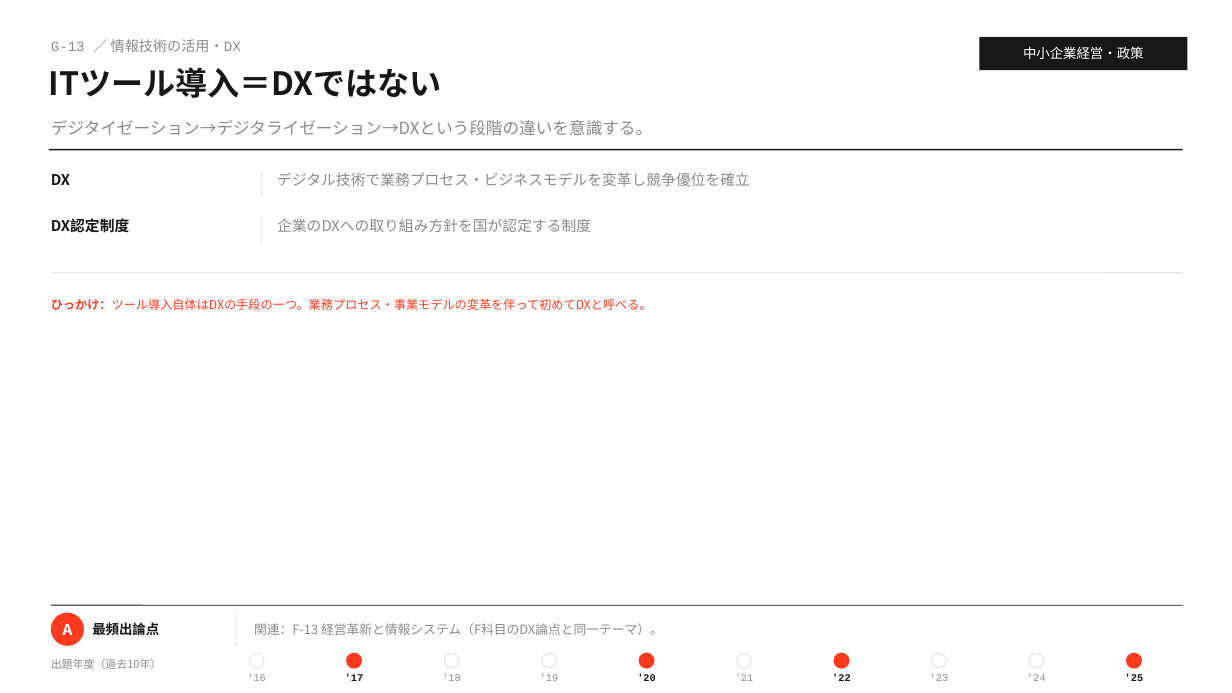
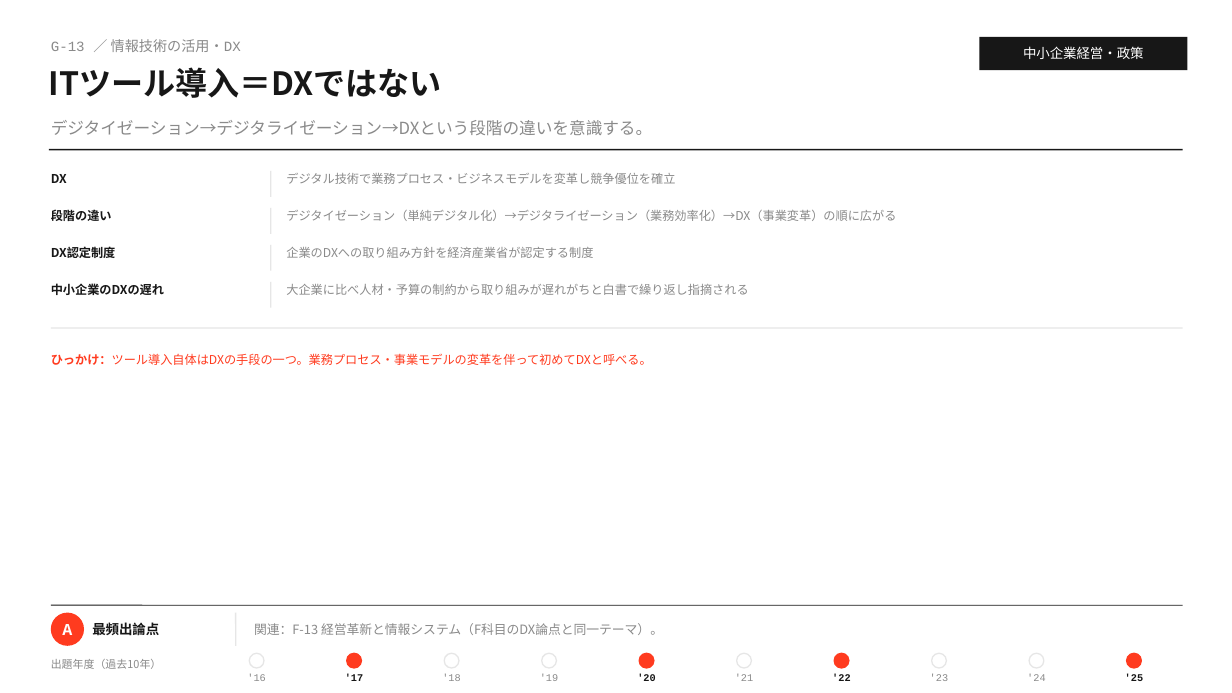
Before and after one commit to MasatoshiSano/SMEC, a slide deck: slide 21 of slides/1st_stage/G_sme_management_policy.pptx. Drawn at 1232x693 pixels with LibreOffice and Linux fonts; fonts in the diff are those of the drawing. Boxes give left, top, right and bottom in pixels: in the first picture for what was removed or moved away, otherwise in the second. Text is boxed around its words. In the diff, an @@ line names an element or a change of style, - is before the commit and + after.

```diff
--- a/slides/1st_stage/G_sme_management_policy.pptx
+++ b/slides/1st_stage/G_sme_management_policy.pptx
@@ line moved from (262, 171) - (262, 197) to (271, 171) - (271, 197) @@
@@ text "デジタル技術で業務プロセス・ビジネスモデルを変革し競争優位を確立": place and size @@
-text "デジタル技術で業務プロセス・ビジネスモデルを変革し競争優位を確立" at <box>277,172,750,186</box>
+text "デジタル技術で業務プロセス・ビジネスモデルを変革し競争優位を確立" at <box>286,173,675,184</box>
@@ text added at <box>51,209,112,221</box>, 9.5 pt, text #171717, bold @@
+段階の違い
@@ line moved from (262, 217) - (262, 243) to (271, 208) - (271, 234) @@
@@ text added at <box>286,210,896,221</box>, 9.5 pt, text #8A8A8A @@
+デジタイゼーション（単純デジタル化）→デジタライゼーション（業務効率化）→DX（事業変革）の順に広がる
@@ size 11.5 to 9.5 pt in 3 elements at <box>286,173,675,184</box>, <box>51,174,67,183</box>, <box>51,246,116,258</box> @@
@@ text "DX認定制度": place and size @@
-text "DX認定制度" at <box>51,218,130,233</box>
+text "DX認定制度" at <box>51,246,116,258</box>
@@ line added from (271, 245) to (271, 271), #E6E6E6 1 pt @@
@@ text at <box>286,247,593,258</box>: text changed; size 11.5 to 9.5 pt @@
-企業のDXへの取り組み方針を国が認定する制度
+企業のDXへの取り組み方針を経済産業省が認定する制度
@@ text added at <box>51,283,164,295</box>, 9.5 pt, text #171717, bold @@
+中小企業のDXの遅れ
@@ line added from (271, 282) to (271, 308), #E6E6E6 1 pt @@
@@ text added at <box>286,284,748,295</box>, 9.5 pt, text #8A8A8A @@
+大企業に比べ人材・予算の制約から取り組みが遅れがちと白書で繰り返し指摘される
@@ line moved from (51, 273) - (1183, 273) to (51, 328) - (1183, 328) @@
@@ text "ひっかけ：ツール導入自体はDXの手段の一つ。業務プロセス・事業モデルの変革を伴って初めてDXと呼べる。": place and size @@
-text "ひっかけ：ツール導入自体はDXの手段の一つ。業務プロセス・事業モデルの変革を伴って初めてDXと呼べる。" at <box>51,298,652,310</box>
+text "ひっかけ：ツール導入自体はDXの手段の一つ。業務プロセス・事業モデルの変革を伴って初めてDXと呼べる。" at <box>51,353,652,365</box>
```
Also in this commit, not shown: 11 other slides changed, 18 slides added, 2 other files.
